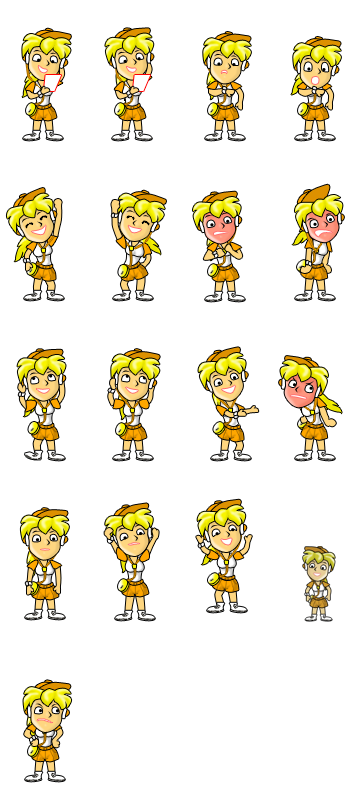
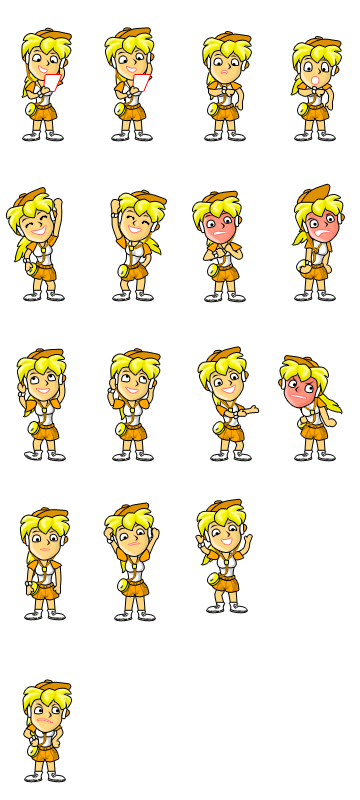
Before/after of a 360×800 layered artwork. What changed in the layer stack:
hid "Слой 30" over [302, 546, 336, 622]
